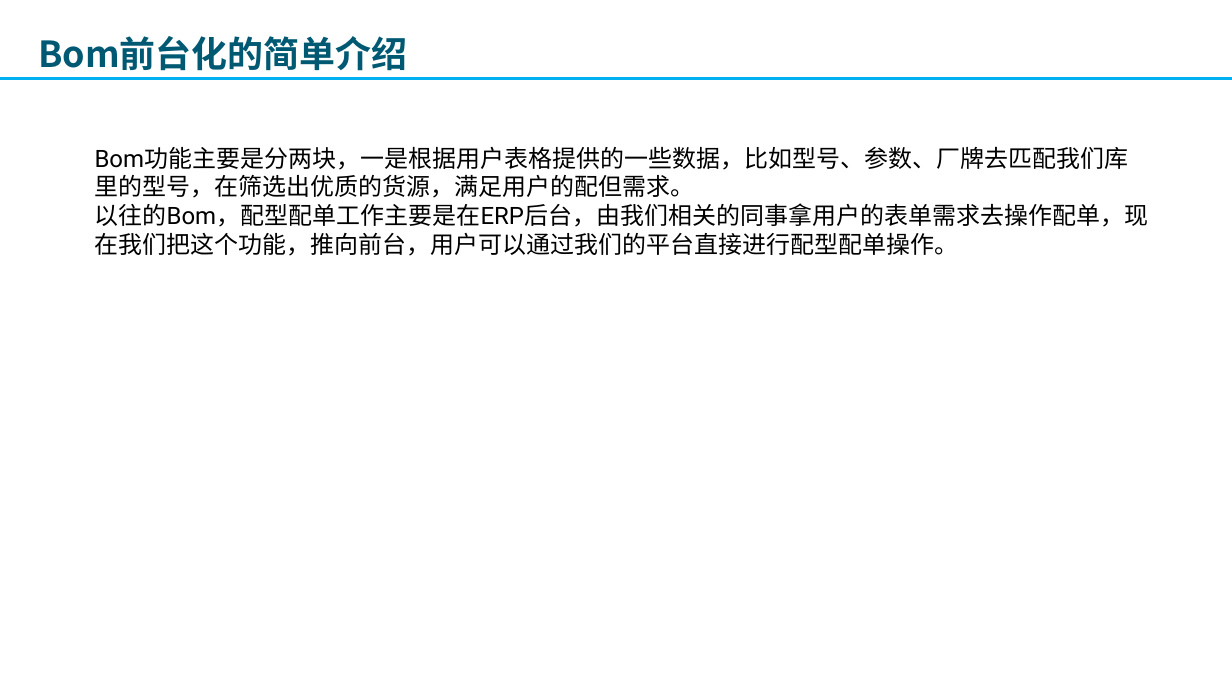
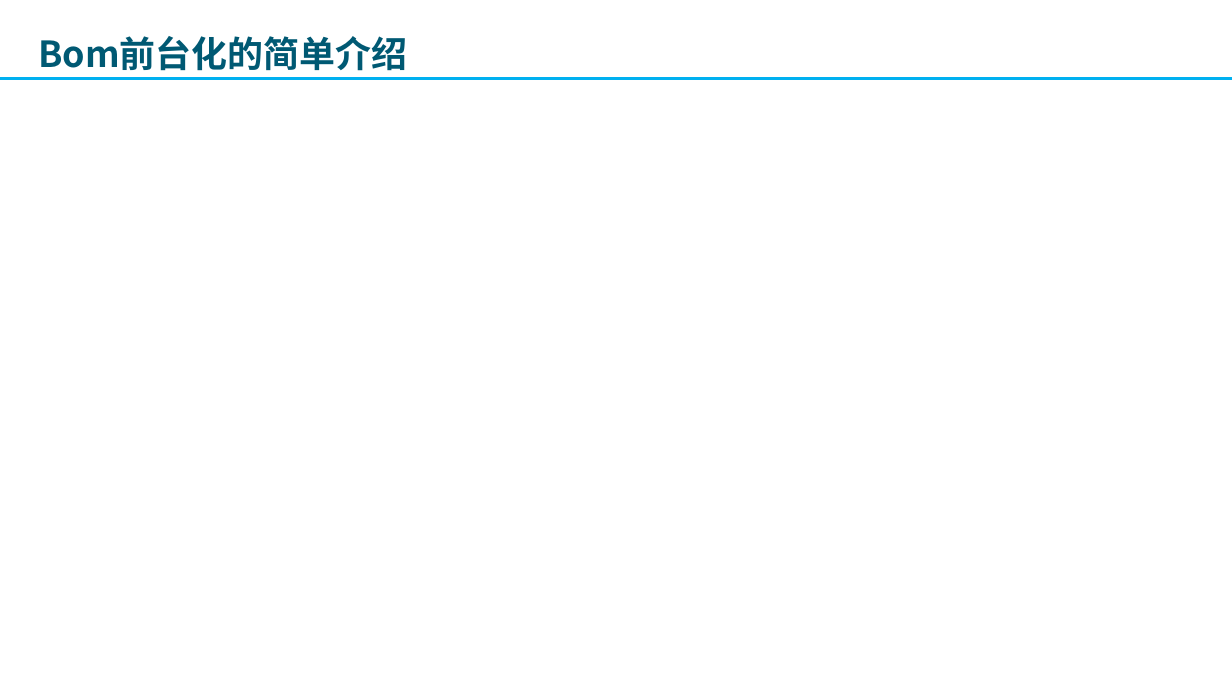
Before and after one commit to lbb1/lbb1.github.io, a slide deck: slide 6 of doc/2019-10-22 bom项目前端开发的收获.pptx. Drawn at 1232x693 pixels with LibreOffice and Linux fonts; fonts in the diff are those of the drawing; background and template pictures are left out. Boxes give left, top, right and bottom in pixels: in the first picture for what was removed or moved away, otherwise in the second. Text is boxed around its words. In the diff, an @@ line names an element or a change of style, - is before the commit and + after.

```diff
--- a/doc/2019-10-22 bom项目前端开发的收获.pptx
+++ b/doc/2019-10-22 bom项目前端开发的收获.pptx
@@ text removed at [95,147,1149,256] @@
-Bom功能主要是分两块，一是根据用户表格提供的一些数据，比如型号、参数、厂牌去匹配我们库里的型号，在筛选出优质的货源，满足用户的配但需求。
-以往的Bom，配型配单工作主要是在ERP后台，由我们相关的同事拿用户的表单需求去操作配单，现在我们把这个功能，推向前台，用户可以通过我们的平台直接进行配型配单操作。
```
Also in this commit, not shown: 3 other slides changed, 1 slide added, 1 slide removed, 4 other files.
